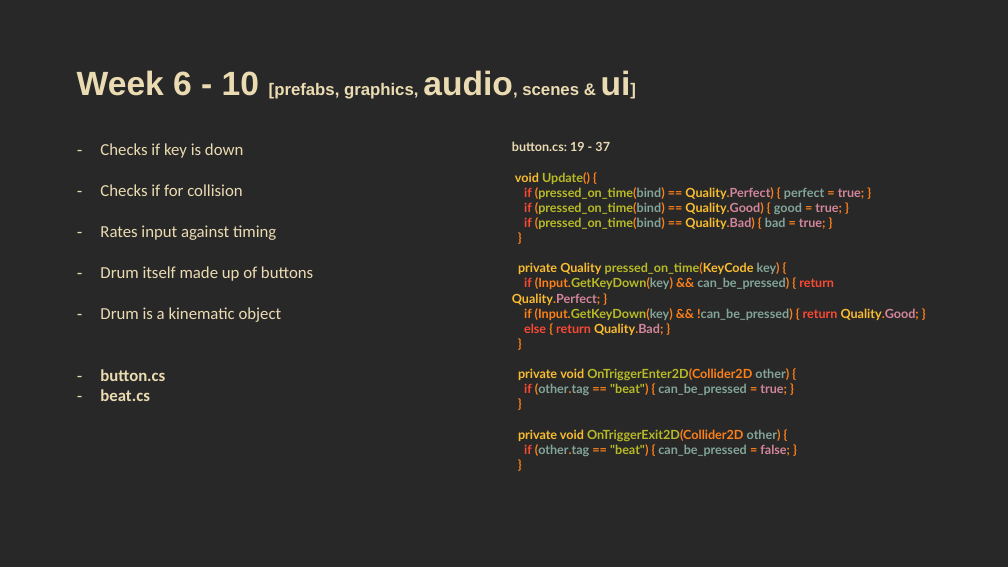
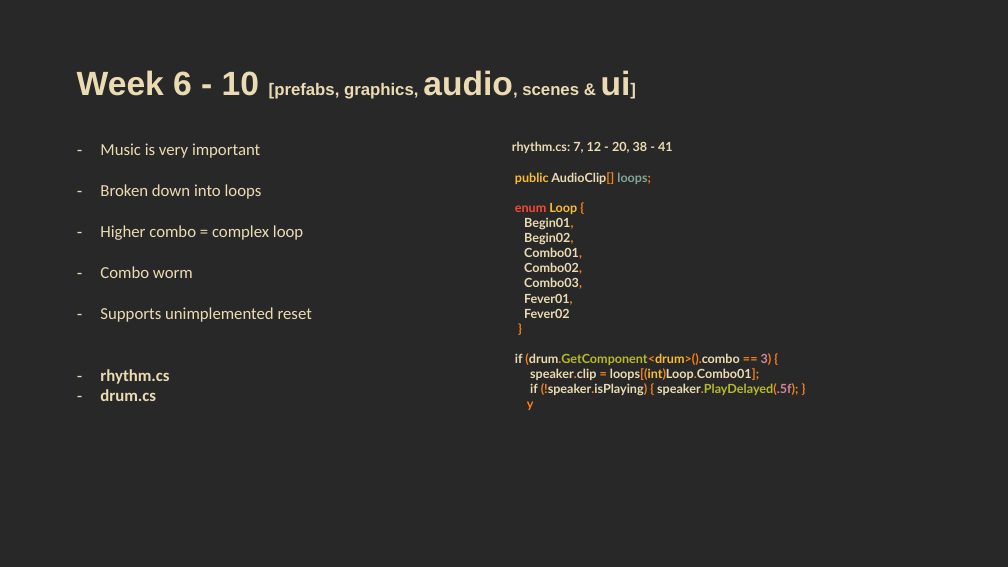
Before and after one commit to rraafays/rolito, a slide deck: slide 5 of docs/presentation.pptx. Drawn at 1008x567 pixels with LibreOffice and Linux fonts; fonts in the diff are those of the drawing. Boxes give left, top, right and bottom in pixels: in the first picture for what was removed or moved away, otherwise in the second. Text is boxed around its words. In the diff, an @@ line names an element or a change of style, - is before the commit and + after.

```diff
--- a/docs/presentation.pptx
+++ b/docs/presentation.pptx
@@ table at [70,135,939,521] @@
-row 1, column 1: Checks if key is down / Checks if for collision / Rates input against timing / Drum itself made up of buttons / Drum is a kinematic object / button.cs / beat.cs
+row 1, column 1: Music is very important / Broken down into loops / Higher combo = complex loop / Combo worm / Supports unimplemented reset / rhythm.cs / drum.cs
@@ row 1, column 2: "button.cs: 19 - 37 / void Update() { / if (pressed_on_time(bind) == Quality.Perfect) { perfect = true; } / if (pressed_on_time(bind) == Quality.Good) { good = true; } / if (pressed_on_time(bind) == Quality.Bad) { bad = true; } / } / private Quality pressed_on_time(KeyCode key) { / if (Input.GetKeyDown(key) && can_be_pressed) { return Quality.Perfect; } / if (Input.GetKeyDown(key) && !can_be_pressed) { return Quality.Good; } / else { return Quality.Bad; } / } / private void OnTriggerEnter2D(Collider2D other) { / if (other.tag == "beat") { can_be_pressed = true; } / } / private void OnTriggerExit2D(Collider2D other) { / if (other.tag == "beat") { can_be_pressed = false; } / }" to "rhythm.cs: 7, 12 - 20, 38 - 41 / public AudioClip[] loops; / enum Loop { / Begin01, / Begin02, / Combo01, / Combo02, / Combo03, / Fever01, / Fever02 / } / if (drum.GetComponent<drum>().combo == 3) { / speaker.clip = loops[(int)Loop.Combo01]; / if (!speaker.isPlaying) { speaker.PlayDelayed(.5f); } / y" @@
```
Also in this commit, not shown: 1 other slide changed.
